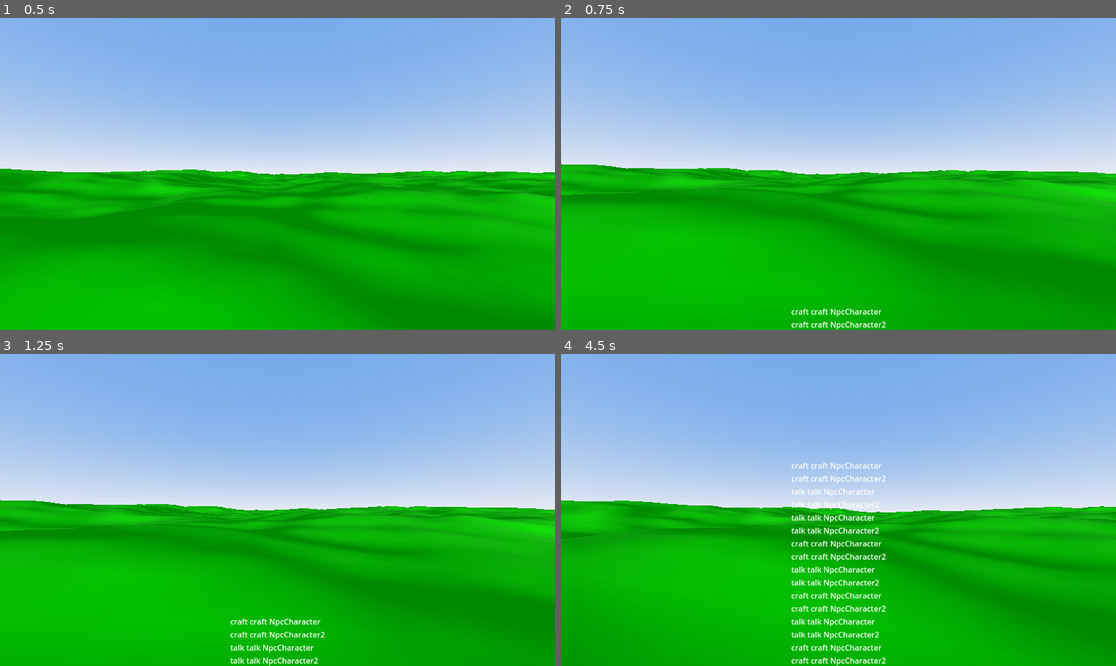
Above: before the commit, frames 1-4 (two rows, left to right).
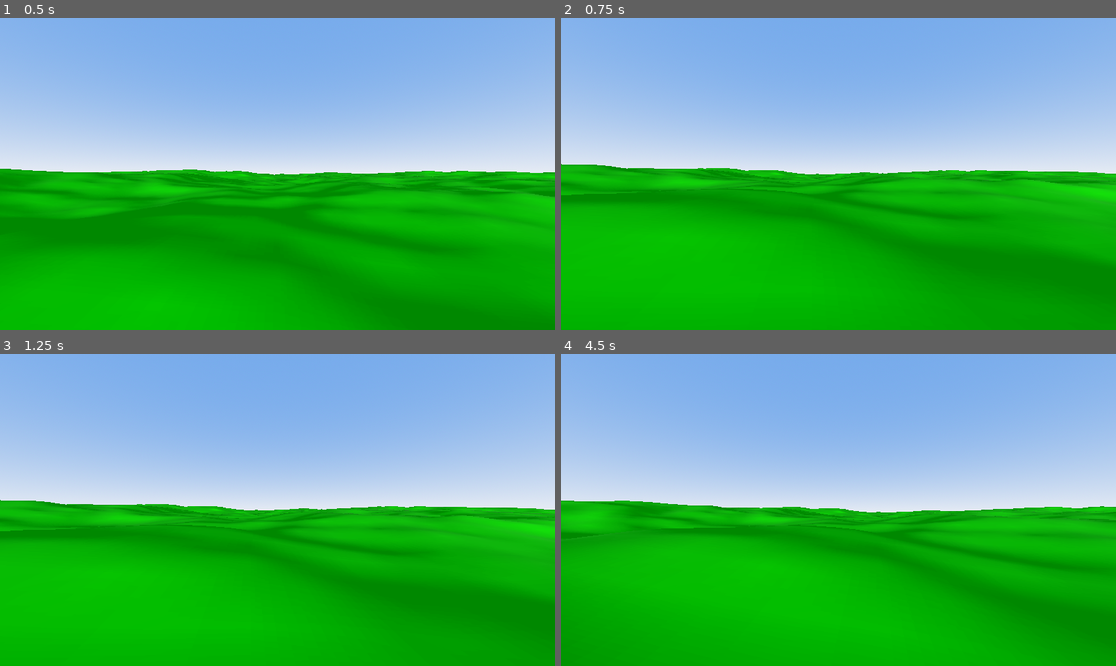
Above: after the commit, the same moments.

Repository: Qnbie/Gateway-Genesis
Game: Godot game, scene res://test_scene.tscn
The game is run twice, just before and just after one commit, with the same random seed, the same clock (stepped at 60 frames per second) and the same inputs.
Inputs (mouse positions are in pixels of both pictures, inside the frame that each line leads up to):
- Up to frame 1 (0.5 s): no input
- Up to frame 2 (0.75 s): tap Enter (ui_accept) at 0.5 s; move the mouse to (866, 174) at 0.52 s; hold Space (god_mode_up) from 0.53 s (still down); tap E (interaction_craft) at 0.6 s; click (866, 174) at 0.67 s
- Up to frame 3 (1.25 s): keep holding Space (god_mode_up); tap Enter (ui_accept) at 0.77 s; tap Q (interaction_talk) at 0.8 s
- Up to frame 4 (4.5 s): keep holding Space (god_mode_up); tap Enter (ui_accept) at 1.25, 1.52, 2, 2.75, 3.02, 3.5, 3.77, 4.25 s; move the mouse to (810, 510) at 1.27 s; tap Q (interaction_talk) at 1.35, 2.3, 3.6 s; tap E (interaction_craft) at 1.55, 2.85, 4.35 s; move the mouse to (849, 503) at 2.02 s; tap G (god_mode_toggle) at 2.1 s; move the mouse to (832, 516) at 2.77 s; click (832, 516) at 2.92 s; move the mouse to (877, 513) at 3.52 s; move the mouse to (794, 506) at 4.27 s

Frame 1 is identical in both runs. In frame 2, 0.4% of the frame differs, in the area x 41-59%, y 93-100%; in frame 3, 0.7%; in frame 4, 2.6%, in the area x 41-59%, y 34-100%.

Commit message:
Simplify interaction system

Diff:
--- a/GatewayGenesis/interaction_system/dialog_box/dialog_box.gd
+++ b/GatewayGenesis/interaction_system/dialog_box/dialog_box.gd
@@ -2,23 +2,15 @@
 
 class_name DialogBox
 
-var message_labels: Array = []
+var labels: Array = []
 
-func get_message(message: Message):
-	var msg = [message, add_new_label(message.text)]
-	message_labels.push_front(msg)
+func post_message(message: String):
+	var label = Label.new()
+	label.text = message
+	add_child(label)
+	labels.push_front(label)
 
-func disconnect_author(author: String):
-	var i = 0
-	while i < message_labels.size():
-		if message_labels[i][0].author == author:
-			remove_child(message_labels[i][1])
-			message_labels.remove_at(i)
-		else:
-			i+=1
-
-func add_new_label(text: String):
-	var label = Label.new()
-	label.text = text
-	add_child(label)
-	return label
+func clear_message():
+	for label in labels:
+		remove_child(label)
+	labels.clear()
--- a/GatewayGenesis/interaction_system/dialog_box/dialog_box_client.gd
+++ /dev/null
@@ -1,19 +0,0 @@
-extends Node
-
-class_name DialogBoxClient
-
-var dialog_box: DialogBox
-var author: String
-
-func set_up(_dialog_box: DialogBox, _author: String):
-	dialog_box = _dialog_box
-	author = _author
-
-func send_message(text: String):
-	var message = Message.new()
-	message.author = author
-	message.text = text
-	dialog_box.get_message(message)
-
-func disconnect_dialogbox():
-	dialog_box.disconnect_author(author)
--- a/GatewayGenesis/interaction_system/dialog_box/message.gd
+++ /dev/null
@@ -1,4 +0,0 @@
-class_name Message
-
-var text: String
-var author: String
--- a/GatewayGenesis/interaction_system/interaction_client.gd
+++ b/GatewayGenesis/interaction_system/interaction_client.gd
@@ -2,10 +2,10 @@
 
 class_name InteractionClient
 
-var triggered: bool = false
+var intreaction_started: bool = false
 var initiate_line: String
-var dialog_box_client: DialogBoxClient
 var author: String
+var dialog_box: DialogBox
 var screen_play: ScreenPlay
 
 func set_up(
@@ -17,29 +17,31 @@
 	player_character.raycast.initiate_interaction.connect(initiate_interaction)
 	player_character.trigger_interaction.connect(trigger_interaction)
 	player_character.raycast.stop_interaction.connect(stop_interaction)
-	dialog_box_client = DialogBoxClient.new()
-	dialog_box_client.set_up(player_character.dialog_box, author)
+	dialog_box = player_character.dialog_box
 
 func initiate_interaction(_name: String):
 	if _name == author:
-		if !triggered:
-			dialog_box_client.send_message(screen_play.initial_line)
-			triggered = true
+		if !intreaction_started:
+			print("initaite " + author)
+			dialog_box.post_message(screen_play.initial_line)
+			intreaction_started = true
 	else:
 		stop_interaction(author)
 
 func trigger_interaction(_interaction_type: InteractionType):
-	match _interaction_type:
-		InteractionType.Talk:
-			dialog_box_client.send_message("talk talk " + author)
-		InteractionType.Craft:
-			dialog_box_client.send_message("craft craft "  + author)
+	if intreaction_started:
+		match _interaction_type:
+			InteractionType.Talk:
+				dialog_box.post_message("talk talk " + author)
+			InteractionType.Craft:
+				dialog_box.post_message("craft craft "  + author)
 
 
 func stop_interaction(_name: String):
-	if _name == author:
-		triggered = false
-		dialog_box_client.disconnect_dialogbox()
+	if intreaction_started && _name == author:
+		print("stop")
+		intreaction_started = false
+		dialog_box.clear_message()
 
 enum InteractionType{
 	Talk,
